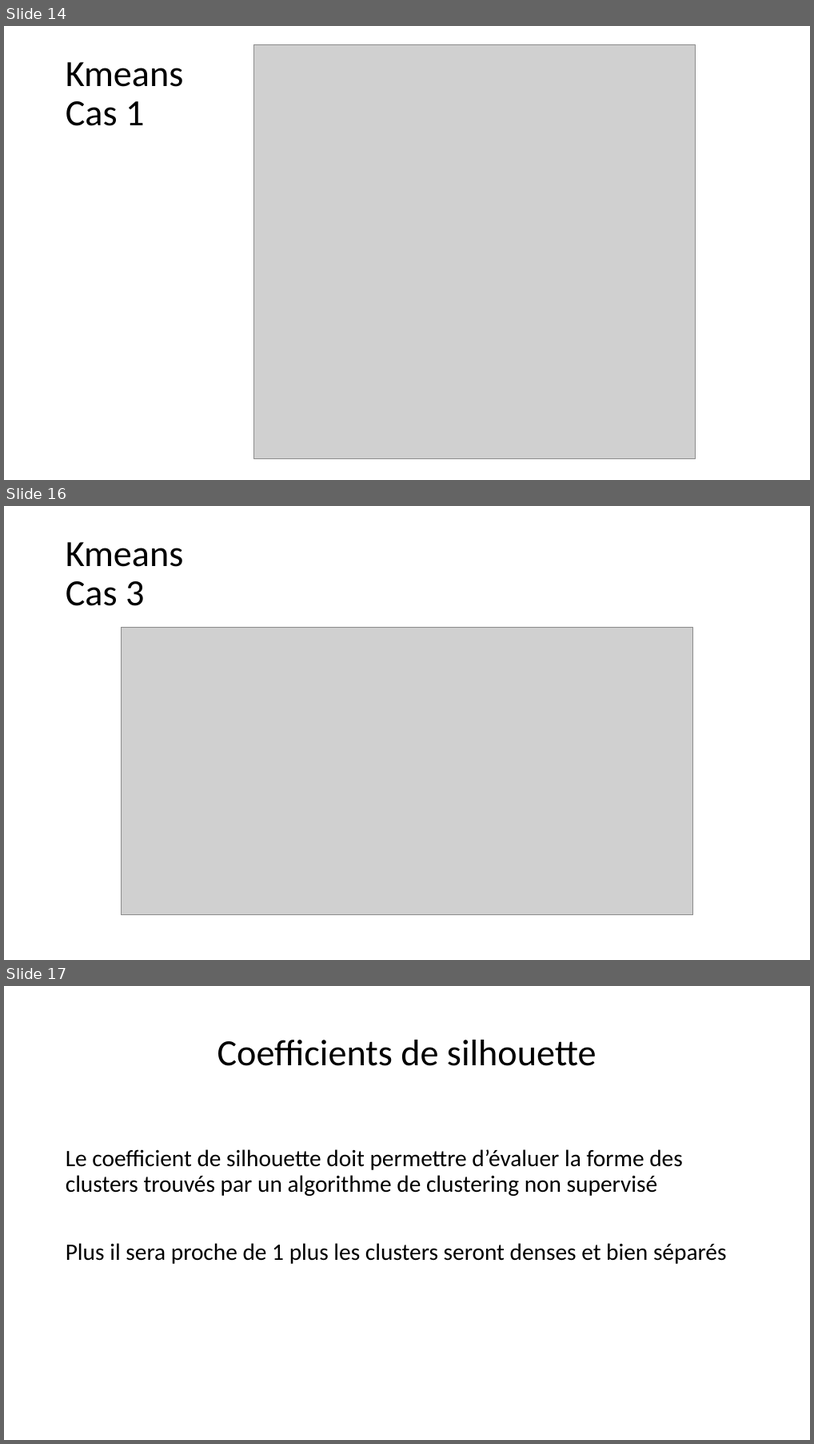
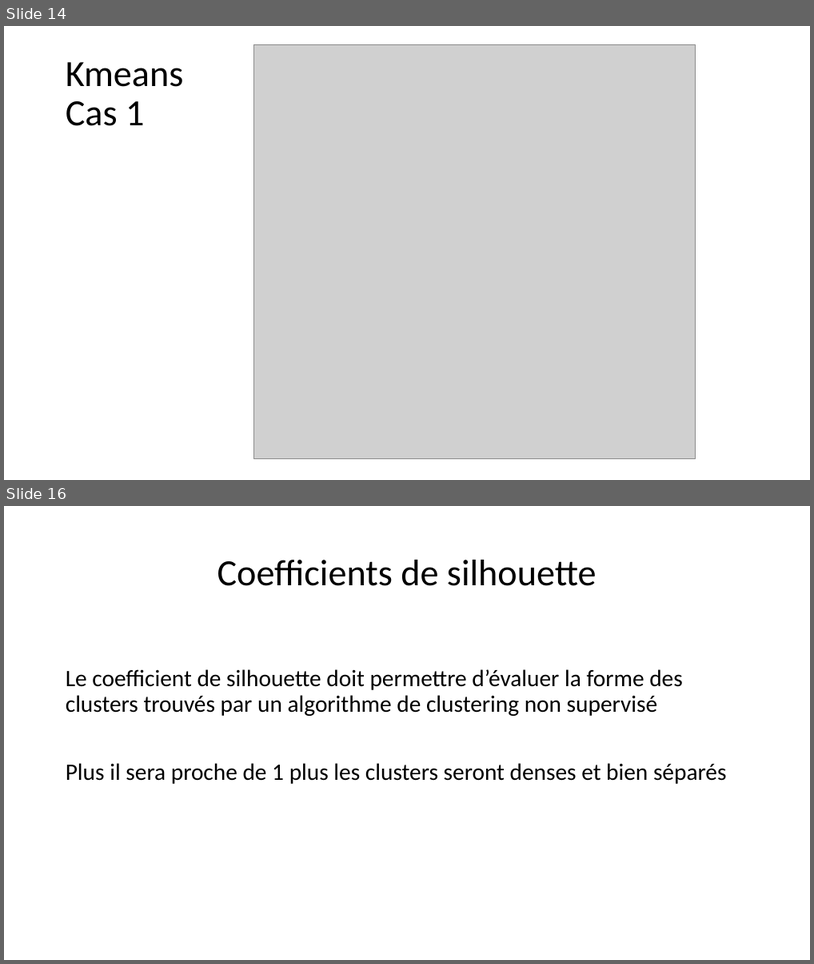
Before and after one commit to morganscao/Projet3, a slide deck: Rapport/Moteur de recommandations de films.pptx. Shown one above the other, each under a label of ours: slides 14, 16 and 17 before the commit, slides 14 and 16 after it; the slides between them are not shown. The pictures are 814x1444 and 814x964 pixels, drawn with LibreOffice and Linux fonts; fonts in the diff are those of the drawing; grey boxes stand for pictures. Boxes give left, top, right and bottom in pixels: in the first picture for what was removed or moved away, otherwise in the second. Text is boxed around its words. In the diff, an @@ line names an element or a change of style, - is before the commit and + after.

```diff
--- a/Rapport/Moteur de recommandations de films.pptx
+++ b/Rapport/Moteur de recommandations de films.pptx
@@ slide 16 removed at [4, 506, 810, 960], background #FFFFFF @@
@@ title removed at [66, 542, 184, 606] @@
-Kmeans
-Cas 3
@@ picture removed at [122, 627, 694, 915] @@
@@ what was slide 17 is now slide 16 @@
```
Also in this commit, not shown: 10 slides changed, 2 slides added, 4 other slides removed.
